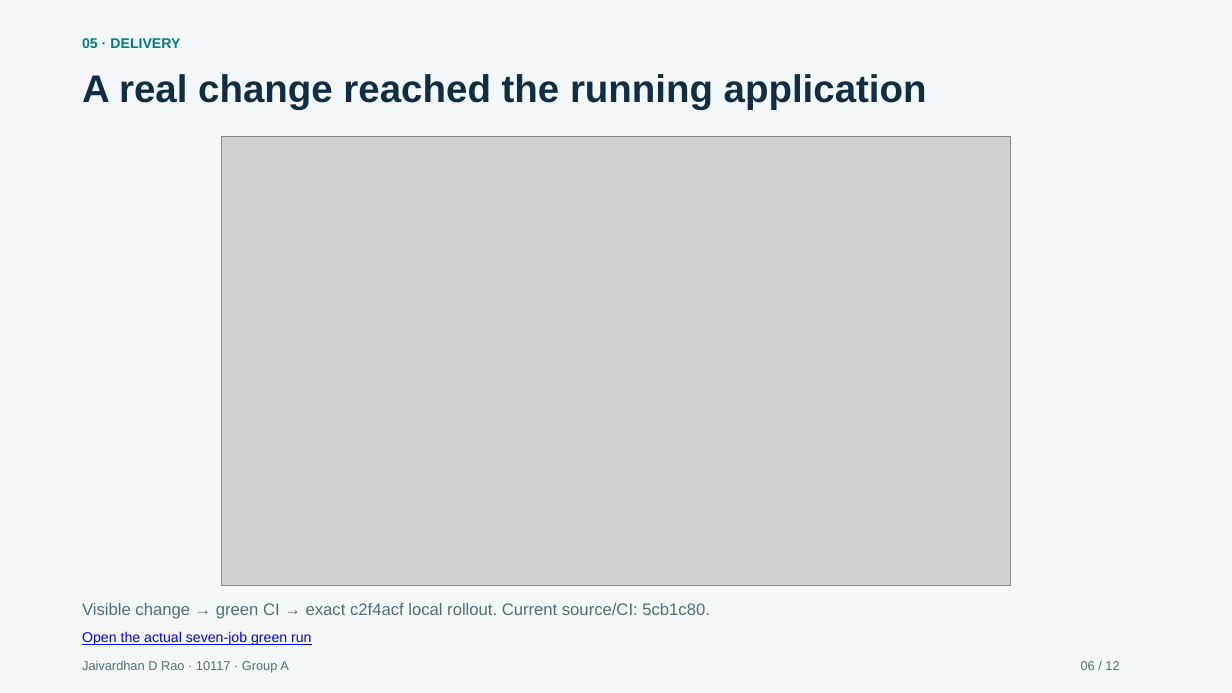
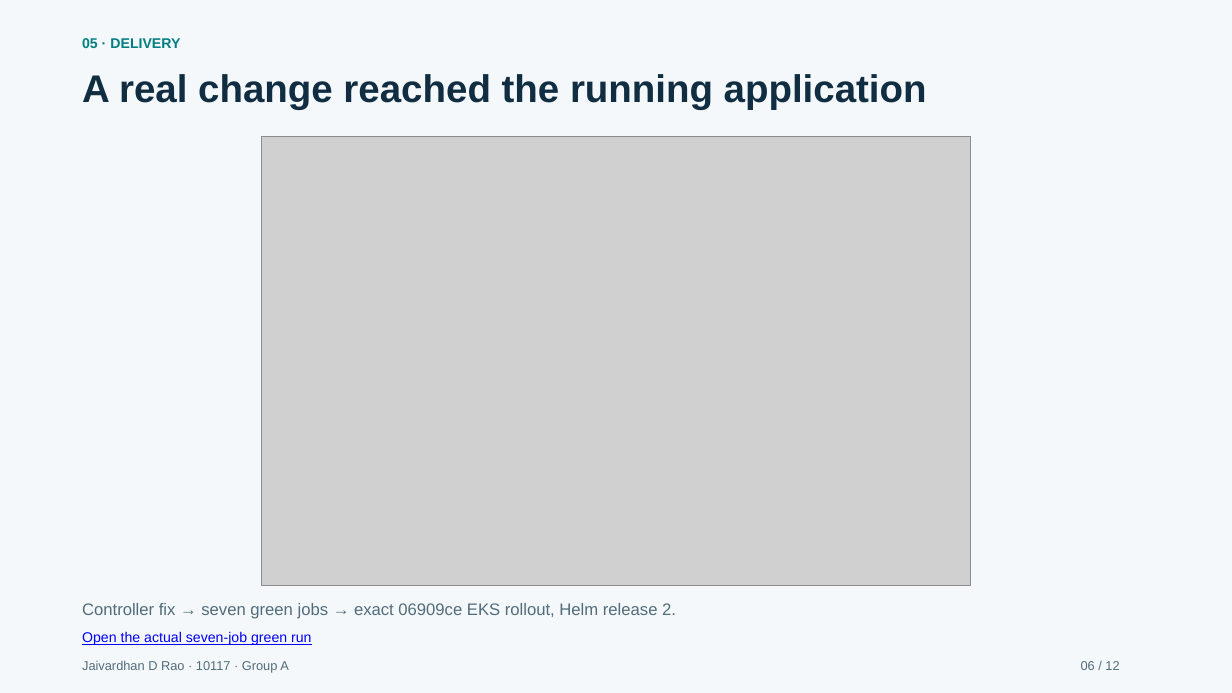
Before and after one commit to jaivardhandrao/labledger-devops-capstone, a slide deck: slide 6 of docs/presentation/LabLedger_Capstone_Presentation.pptx. Drawn at 1232x693 pixels with LibreOffice and Linux fonts; fonts in the diff are those of the drawing; grey boxes stand for pictures. Boxes give left, top, right and bottom in pixels: in the first picture for what was removed or moved away, otherwise in the second. Text is boxed around its words. In the diff, an @@ line names an element or a change of style, - is before the commit and + after.

```diff
--- a/docs/presentation/LabLedger_Capstone_Presentation.pptx
+++ b/docs/presentation/LabLedger_Capstone_Presentation.pptx
@@ picture: place and size @@
-picture at <box>221,136,1010,585</box>
+picture at <box>261,136,970,585</box>
@@ text at <box>82,603,676,619</box>: text changed @@
-Visible change → green CI → exact c2f4acf local rollout. Current source/CI: 5cb1c80.
+Controller fix → seven green jobs → exact 06909ce EKS rollout, Helm release 2.
```
Also in this commit, not shown: 6 other slides changed, 1 slide added, 1 slide removed, 55 other files.
